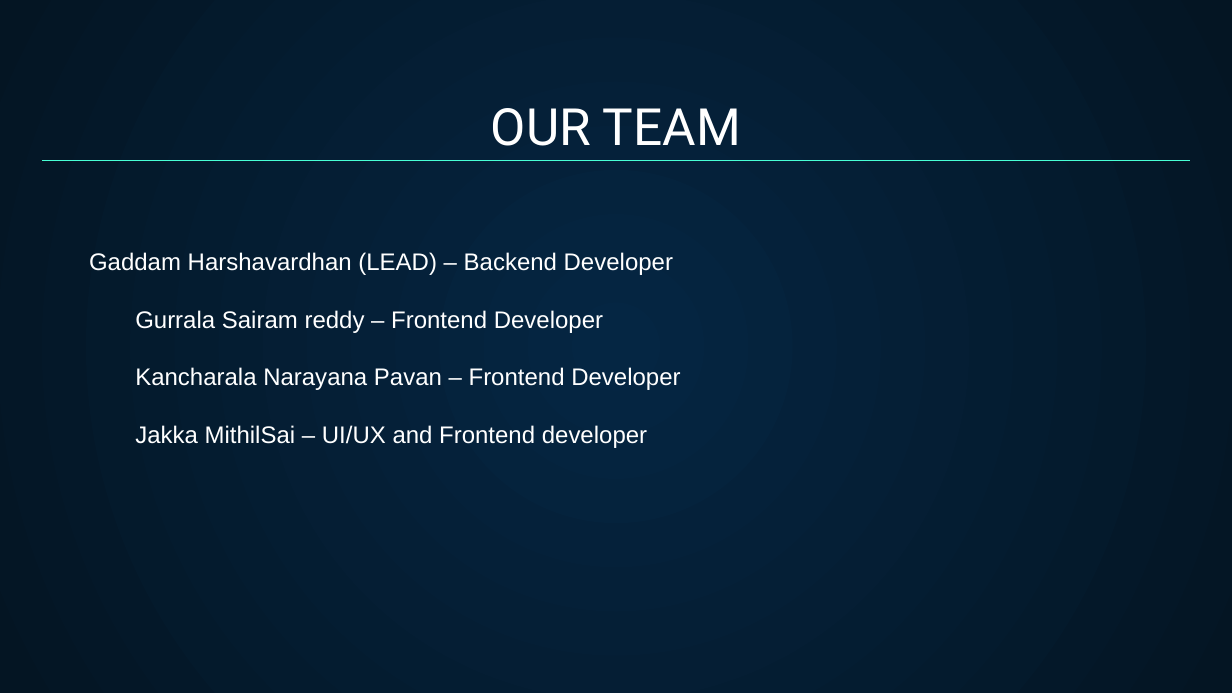
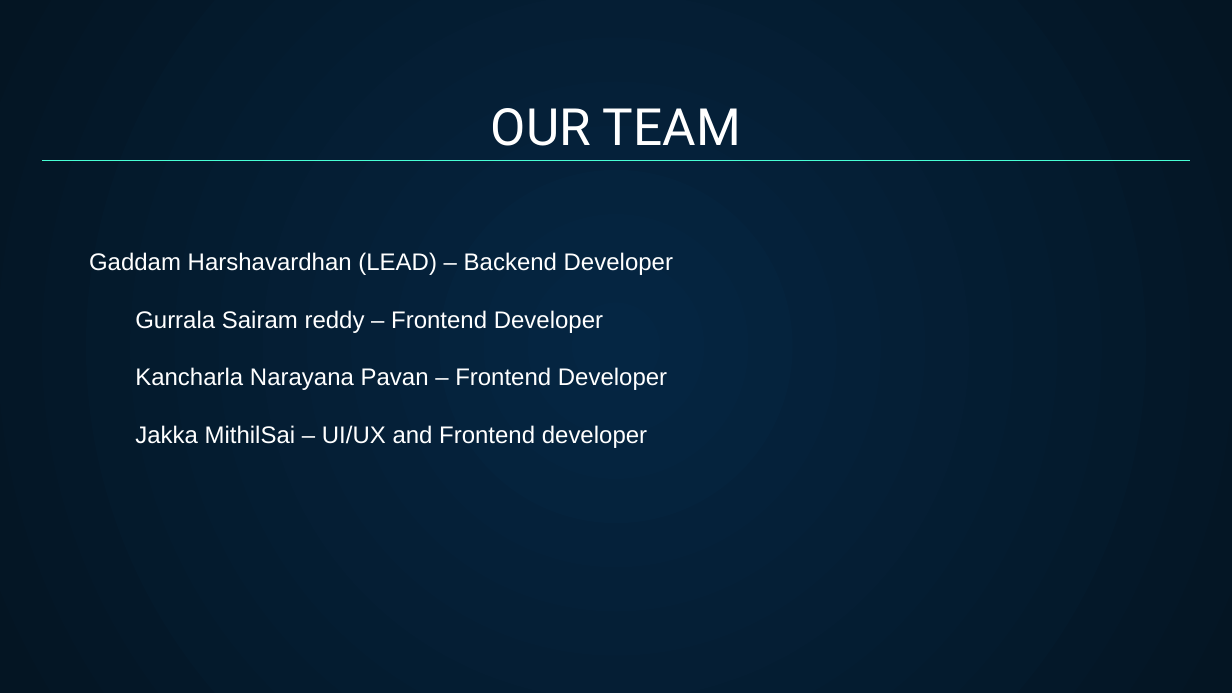
Before and after one commit to harshareddy794/Smart-park, a slide deck: slide 9 of BUGS AND BITS.pptx (slide 6 before the commit). Drawn at 1232x693 pixels with LibreOffice and Linux fonts; fonts in the diff are those of the drawing. Boxes give left, top, right and bottom in pixels: in the first picture for what was removed or moved away, otherwise in the second. Text is boxed around its words. In the diff, an @@ line names an element or a change of style, - is before the commit and + after.

```diff
--- a/BUGS AND BITS.pptx
+++ b/BUGS AND BITS.pptx
@@ text at box(135, 367, 667, 390): text changed @@
-Kancharala Narayana Pavan – Frontend Developer
+Kancharla Narayana Pavan – Frontend Developer
```
Also in this commit, not shown: 2 other slides changed, 3 slides added.
